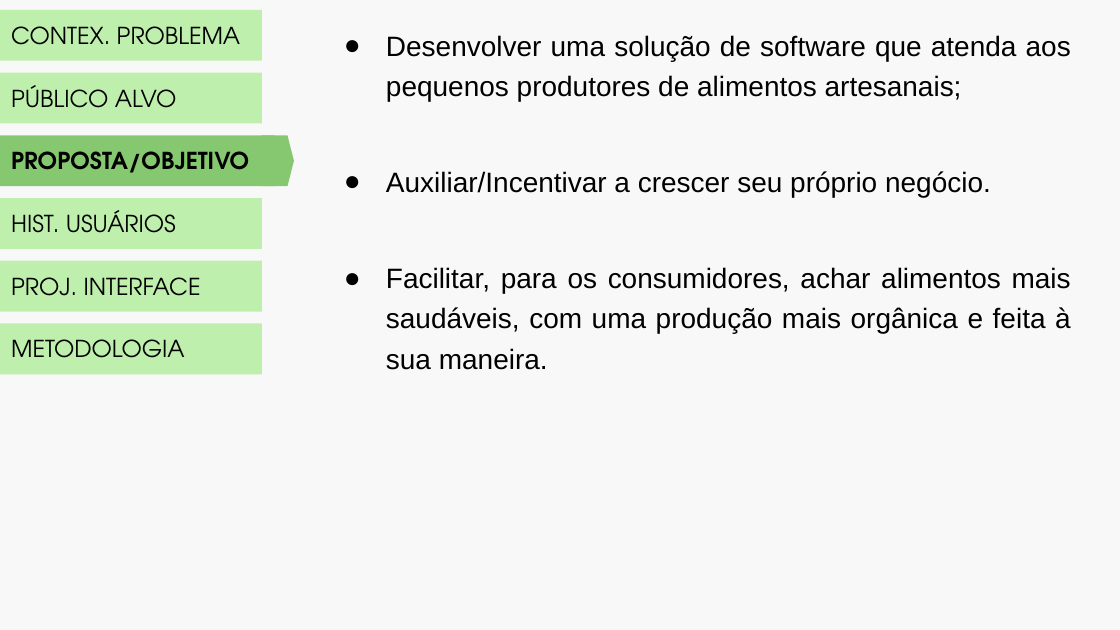
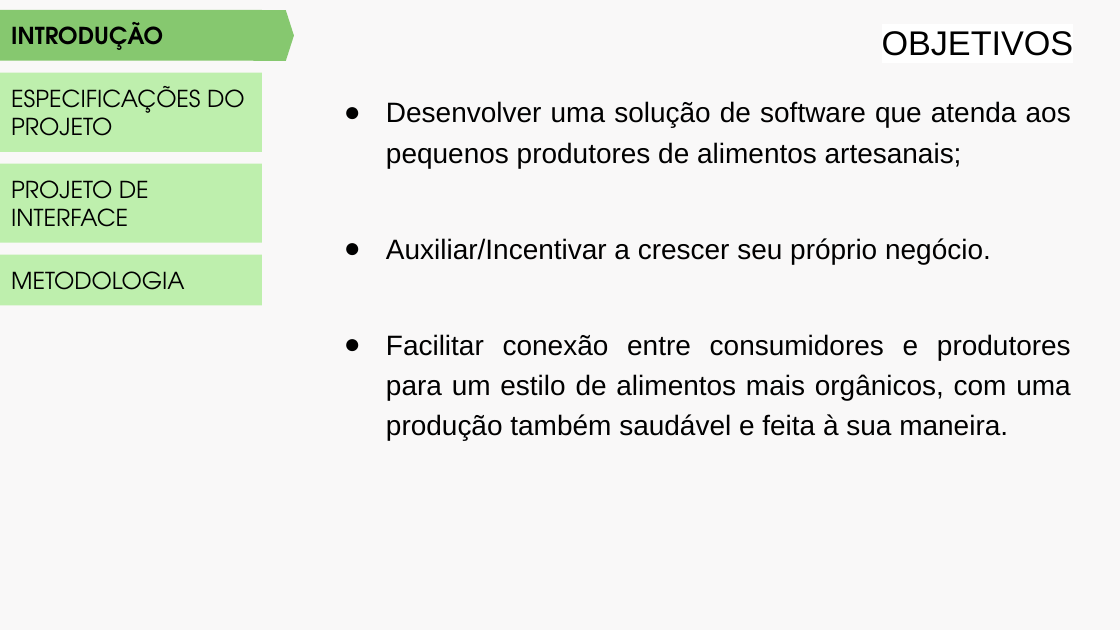
Before and after one commit to PSG-TIAPN-2022-1/psg-tiapn-2023-1-minha-avo-que-fez, a slide deck: slide 3 of docs/apresentacao/LANCHES DA VOVÓ.pptx (slide 10 before the commit). Drawn at 1120x630 pixels with LibreOffice and Linux fonts; fonts in the diff are those of the drawing. Boxes give left, top, right and bottom in pixels: in the first picture for what was removed or moved away, otherwise in the second. Text is boxed around its words. In the diff, an @@ line names an element or a change of style, - is before the commit and + after.

```diff
--- a/docs/apresentacao/LANCHES DA VOVÓ.pptx
+++ b/docs/apresentacao/LANCHES DA VOVÓ.pptx
@@ rectangle "INTRODUÇÃO" at [0, 10, 262, 60]: fill #BEEFAD to #86C86F @@
@@ text in rectangle at [11, 22, 163, 50]: text changed; bold on @@
-CONTEX. PROBLEMA
+INTRODUÇÃO
@@ flow chart offpage connector: place and size @@
-flow chart offpage connector at [262, 136, 295, 186]
+flow chart offpage connector at [254, 11, 294, 61]
@@ text added at [882, 31, 1074, 56], 22 pt, text #000000 @@
+OBJETIVOS
@@ rectangle removed at [0, 73, 262, 123] @@
-PÚBLICO ALVO
@@ rectangle added at [0, 73, 262, 152], fill #BEEFAD, 15 pt, text #000000 @@
+ESPECIFICAÇÕES DO PROJETO
@@ text "Desenvolver uma solução de software ...": place and size @@
-text "Desenvolver uma solução de software ..." at [386, 35, 1071, 370]
+text "Desenvolver uma solução de software ..." at [386, 101, 1071, 441]
@@ rectangle removed at [0, 136, 274, 186] @@
-PROPOSTA/OBJETIVO
@@ rectangle added at [0, 164, 262, 243], fill #BEEFAD, 15 pt, text #000000 @@
+PROJETO DE INTERFACE
@@ rectangle removed at [0, 198, 262, 249] @@
-HIST. USUÁRIOS
@@ rectangle "METODOLOGIA": place and size @@
-rectangle "METODOLOGIA" at [0, 324, 262, 374]
+rectangle "METODOLOGIA" at [0, 254, 262, 305]
@@ rectangle removed at [0, 261, 262, 311] @@
-PROJ. INTERFACE
@@ text at [386, 334, 1071, 441]: text changed @@
-● Facilitar, para os consumidores, achar alimentos mais saudáveis, com uma produção mais orgânica e feita à sua maneira.
+● Facilitar conexão entre consumidores e produtores para um estilo de alimentos mais orgânicos, com uma produção também saudável e feita à sua maneira.
```
Also in this commit, not shown: 7 other slides changed, 11 slides added, 8 slides removed.
